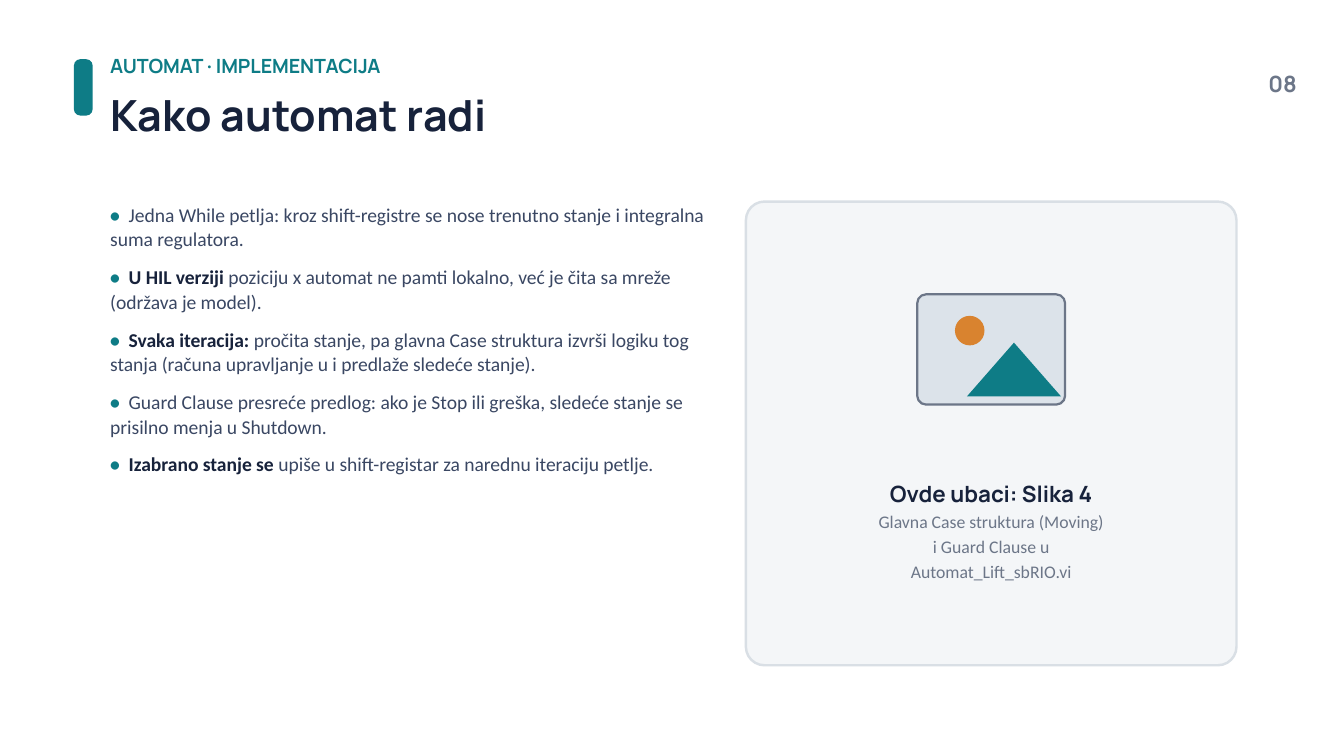
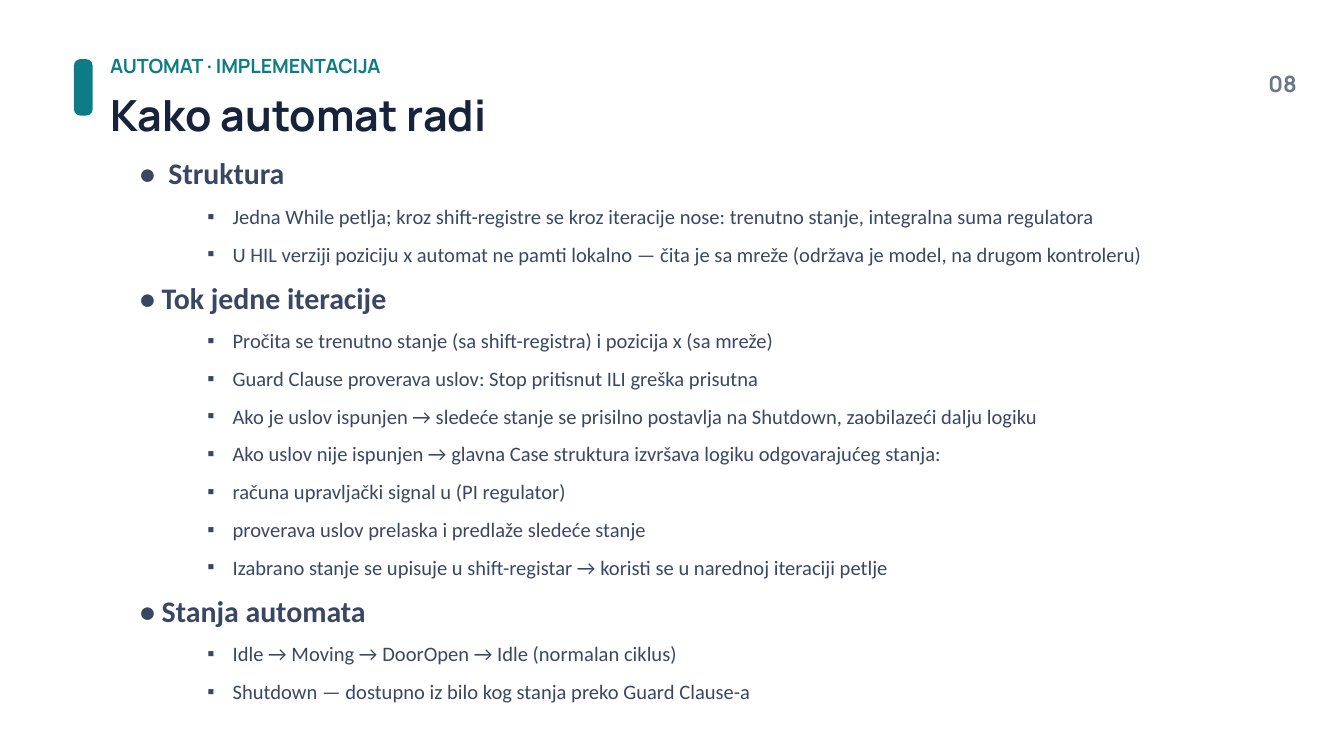
Before and after one commit to nikolilina/uarv_lift, a slide deck: slide 9 of Prezentacija_SIL_HIL_Lift.pptx. Drawn at 1344x756 pixels with LibreOffice and Linux fonts; fonts in the diff are those of the drawing. Boxes give left, top, right and bottom in pixels: in the first picture for what was removed or moved away, otherwise in the second. Text is boxed around its words. In the diff, an @@ line names an element or a change of style, - is before the commit and + after.

```diff
--- a/Prezentacija_SIL_HIL_Lift.pptx
+++ b/Prezentacija_SIL_HIL_Lift.pptx
@@ text at box(162, 163, 1141, 703): text changed; size 10.5 to 11 pt @@
-• Jedna While petlja: kroz shift-registre se nose trenutno stanje i integralna suma regulatora.
-• U HIL verziji poziciju x automat ne pamti lokalno, već je čita sa mreže (održava je model).
-• Svaka iteracija: pročita stanje, pa glavna Case struktura izvrši logiku tog stanja (računa upravljanje u i predlaže sledeće stanje).
-• Guard Clause presreće predlog: ako je Stop ili greška, sledeće stanje se prisilno menja u Shutdown.
-• Izabrano stanje se upiše u shift-registar za narednu iteraciju petlje.
+• Struktura
+  ▪ Jedna While petlja; kroz shift-registre se kroz iteracije nose: trenutno stanje, integralna suma regulatora
+  ▪ U HIL verziji poziciju x automat ne pamti lokalno — čita je sa mreže (održava je model, na drugom kontroleru)
+• Tok jedne iteracije
+  ▪ Pročita se trenutno stanje (sa shift-registra) i pozicija x (sa mreže)
+  ▪ Guard Clause proverava uslov: Stop pritisnut ILI greška prisutna
+  ▪ Ako je uslov ispunjen → sledeće stanje se prisilno postavlja na Shutdown, zaobilazeći dalju logiku
+  ▪ Ako uslov nije ispunjen → glavna Case struktura izvršava logiku odgovarajućeg stanja:
+  ▪ računa upravljački signal u (PI regulator)
+  ▪ proverava uslov prelaska i predlaže sledeće stanje
+  ▪ Izabrano stanje se upisuje u shift-registar → koristi se u narednoj iteraciji petlje
+• Stanja automata
+  ▪ Idle → Moving → DoorOpen → Idle (normalan ciklus)
+  ▪ Shutdown — dostupno iz bilo kog stanja preko Guard Clause-a
@@ rounded rectangle removed at box(746, 202, 1236, 665) @@
@@ rounded rectangle removed at box(918, 294, 1066, 405) @@
@@ ellipse removed at box(956, 316, 985, 345) @@
@@ triangle removed at box(968, 343, 1062, 396) @@
@@ text removed at box(879, 485, 1104, 581) @@
-Ovde ubaci: Slika 4
-Glavna Case struktura (Moving)
-i Guard Clause u
-Automat_Lift_sbRIO.vi
```
Also in this commit, not shown: 2 other slides changed, 1 slide added.
